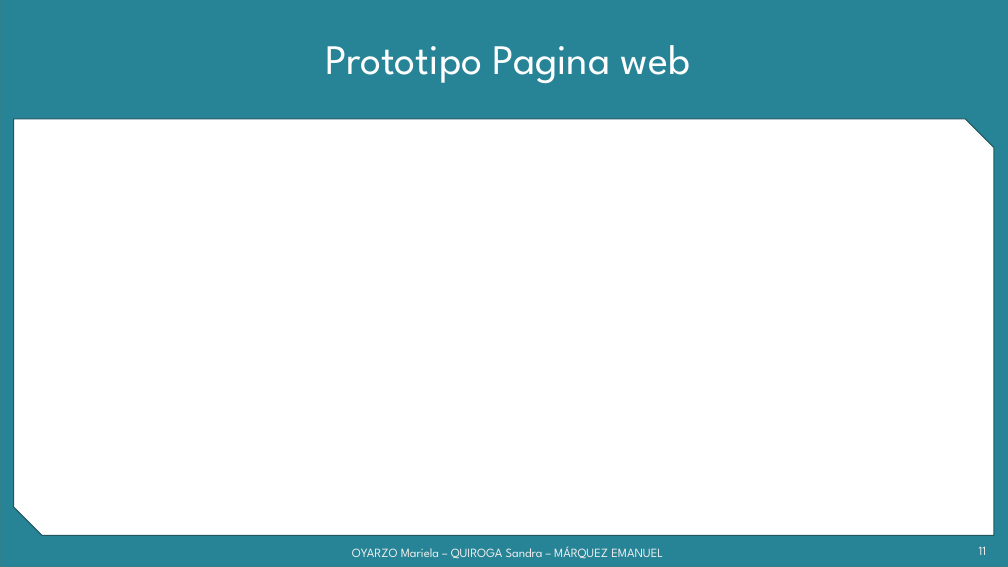
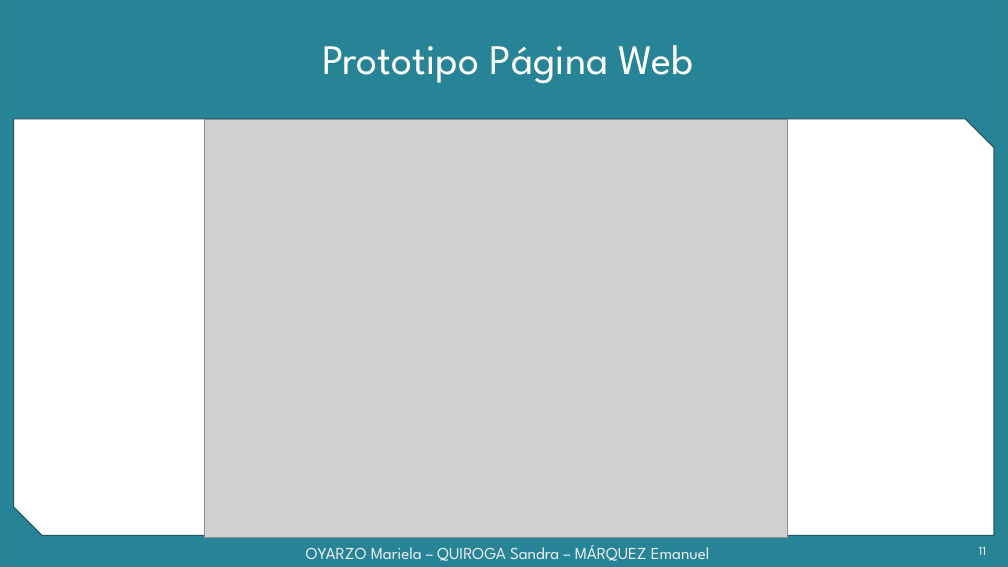
Before and after one commit to grupoyenu/yenu, a slide deck: slide 11 of 08. Presentaciones/Presentación 5 Parcial - 17.10.17.pptx. Drawn at 1008x567 pixels with LibreOffice and Linux fonts; fonts in the diff are those of the drawing; grey boxes stand for pictures; background and template pictures are left out. Boxes give left, top, right and bottom in pixels: in the first picture for what was removed or moved away, otherwise in the second. Text is boxed around its words. In the diff, an @@ line names an element or a change of style, - is before the commit and + after.

```diff
--- a/08. Presentaciones/Presentación 5 Parcial - 17.10.17.pptx
+++ b/08. Presentaciones/Presentación 5 Parcial - 17.10.17.pptx
@@ title at [322, 45, 694, 84]: text changed @@
-Prototipo Pagina web
+Prototipo Página Web
@@ picture added at [205, 119, 788, 537] @@
@@ text at [306, 545, 710, 561]: text changed; size 12 to 16 pt @@
-OYARZO Mariela – QUIROGA Sandra – MÁRQUEZ EMANUEL
+OYARZO Mariela – QUIROGA Sandra – MÁRQUEZ Emanuel
```
Also in this commit, not shown: 7 other slides changed, 3 slides added.
